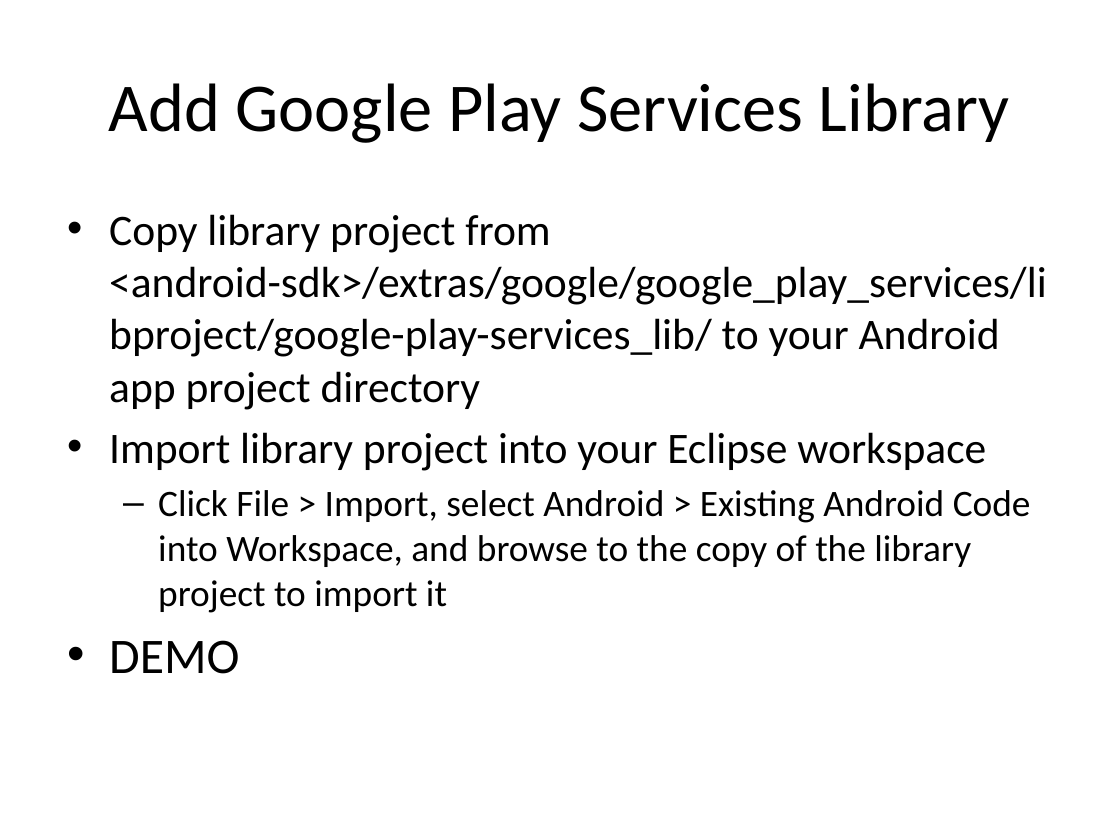
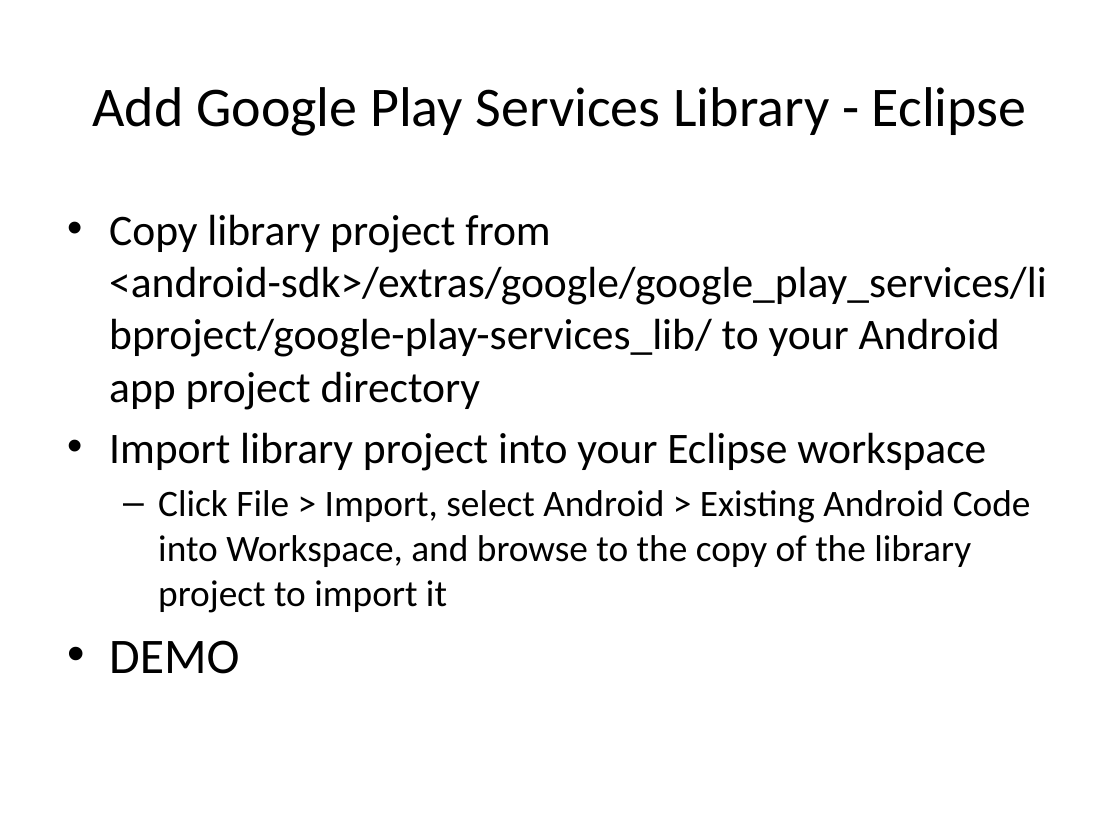
Before and after one commit to LeadingEDJE/MobilePushNotification, a slide deck: slide 9 of Implementing Push Notification in Android.pptx. Drawn at 1120x840 pixels with LibreOffice and Linux fonts; fonts in the diff are those of the drawing; background and template pictures are left out. Boxes give left, top, right and bottom in pixels: in the first picture for what was removed or moved away, otherwise in the second. Text is boxed around its words. In the diff, an @@ line names an element or a change of style, - is before the commit and + after.

```diff
--- a/Implementing Push Notification in Android.pptx
+++ b/Implementing Push Notification in Android.pptx
@@ title at (93, 87, 1027, 136): text changed; size 44 to 36 pt @@
-Add Google Play Services Library
+Add Google Play Services Library - Eclipse
```
Also in this commit, not shown: 7 other slides changed.
